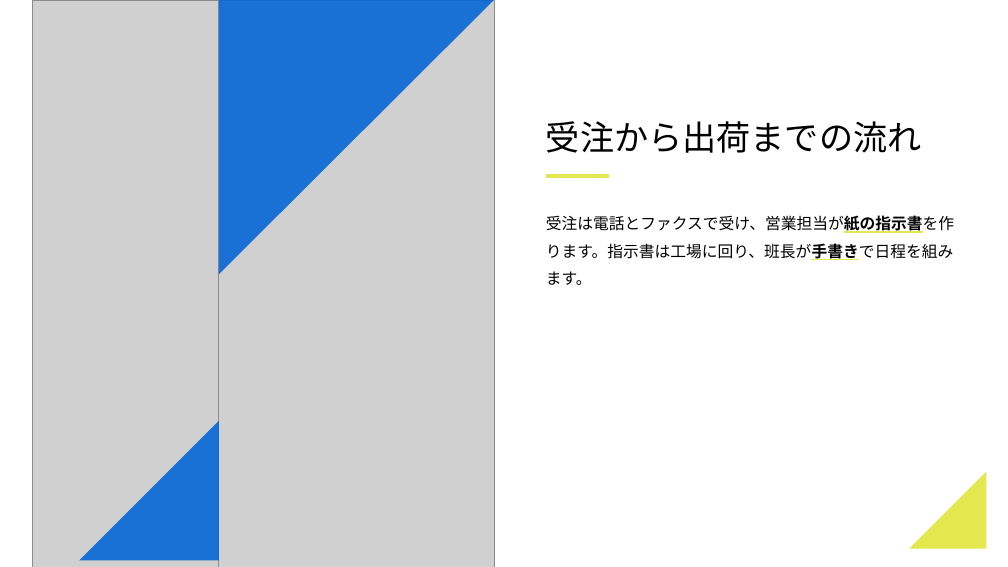
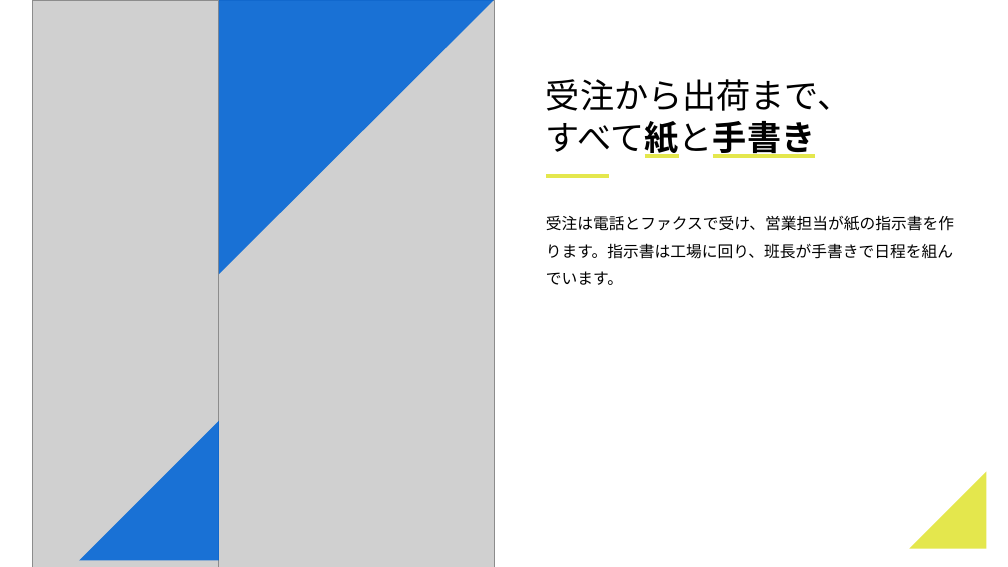
Before and after one commit to IKEMENLTD/slide-template-engine, a slide deck: slide 4 of out/phase5/final-20-pages/deck.pptx. Drawn at 1008x567 pixels with LibreOffice and Linux fonts; fonts in the diff are those of the drawing; grey boxes stand for pictures. Boxes give left, top, right and bottom in pixels: in the first picture for what was removed or moved away, otherwise in the second. Text is boxed around its words. In the diff, an @@ line names an element or a change of style, - is before the commit and + after.

```diff
--- a/out/phase5/final-20-pages/deck.pptx
+++ b/out/phase5/final-20-pages/deck.pptx
@@ text at [546, 79, 852, 158]: text changed @@
-受注から出荷までの流れ
+受注から出荷まで、
+すべて紙と手書き
@@ text at [546, 215, 954, 285]: text changed @@
-受注は電話とファクスで受け、営業担当が紙の指示書を作ります。指示書は工場に回り、班長が手書きで日程を組みます。
+受注は電話とファクスで受け、営業担当が紙の指示書を作ります。指示書は工場に回り、班長が手書きで日程を組んでいます。
```
Also in this commit, not shown: 11 other slides changed, 3 slides added, 3 slides removed, 31 other files.
